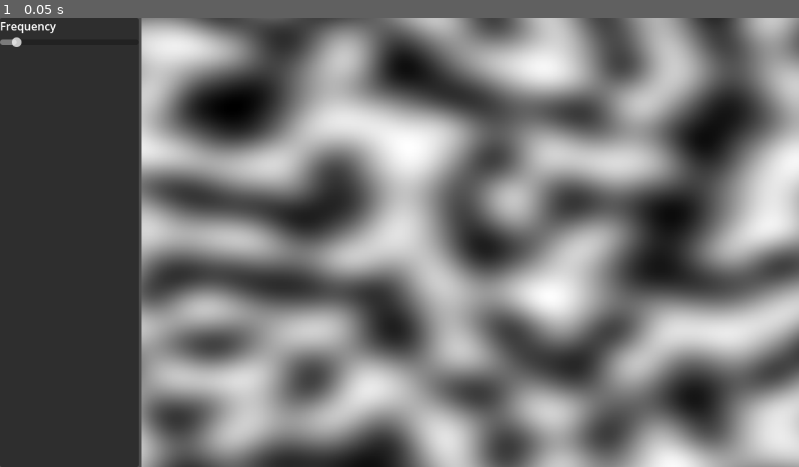
Above: before the commit, frame 1.
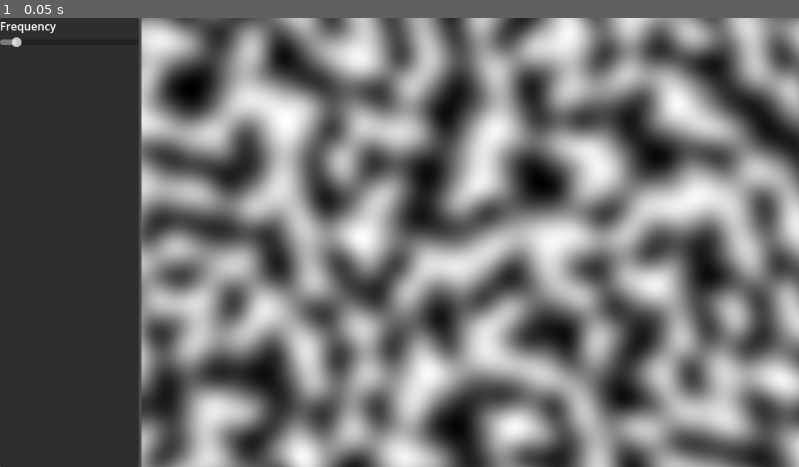
Above: after the commit, the same moment.

Repository: PierreBeur/naive-surface-nets-2d
Game: Godot game, scene res://scenes/main.tscn
The game is run twice, just before and just after one commit, with the same random seed, the same clock (stepped at 60 frames per second) and the same inputs.
Inputs:
- Up to frame 1 (0.05 s): no input

The runs differ from the first frame. In frame 1, 65% of the frame differs, in the area x 17-100%, y 0-100%.

Commit message:
Create main.gd

Diff:
--- /dev/null
+++ b/scenes/main.gd
@@ -0,0 +1,29 @@
+extends Control
+
+@onready var texture_rect : TextureRect = $HBoxContainer/TextureRect
+@onready var texture : NoiseTexture2D = texture_rect.get_texture()
+@onready var noise := texture.get_noise()
+
+
+# Called when the node enters the scene tree for the first time.
+func _ready():
+	set_texture_size()
+
+
+# Called every frame. 'delta' is the elapsed time since the previous frame.
+func _process(delta):
+	pass
+
+
+func set_texture_size():
+	if texture_rect:
+		var texture_rect_size := texture_rect.get_size()
+		texture.set_width(texture_rect_size.x)
+		texture.set_height(texture_rect_size.y)
+
+func _on_texture_rect_resized():
+	set_texture_size()
+
+
+func _on_frequency_slider_value_changed(value):
+	noise.set_frequency(value)
--- a/scenes/main.tscn
+++ b/scenes/main.tscn
@@ -1,4 +1,6 @@
-[gd_scene load_steps=3 format=3 uid="uid://csh3flnexrcrj"]
+[gd_scene load_steps=4 format=3 uid="uid://csh3flnexrcrj"]
+
+[ext_resource type="Script" path="res://scenes/main.gd" id="1_63jlg"]
 
 [sub_resource type="FastNoiseLite" id="FastNoiseLite_ijwg3"]
 fractal_type = 0
@@ -14,6 +16,7 @@
 anchor_bottom = 1.0
 grow_horizontal = 2
 grow_vertical = 2
+script = ExtResource("1_63jlg")
 
 [node name="HBoxContainer" type="HBoxContainer" parent="."]
 layout_mode = 1
@@ -50,3 +53,6 @@
 layout_mode = 2
 size_flags_horizontal = 3
 texture = SubResource("NoiseTexture2D_rgkhy")
+
+[connection signal="value_changed" from="HBoxContainer/Panel/VBoxContainer/HSlider" to="." method="_on_frequency_slider_value_changed"]
+[connection signal="resized" from="HBoxContainer/TextureRect" to="." method="_on_texture_rect_resized"]
